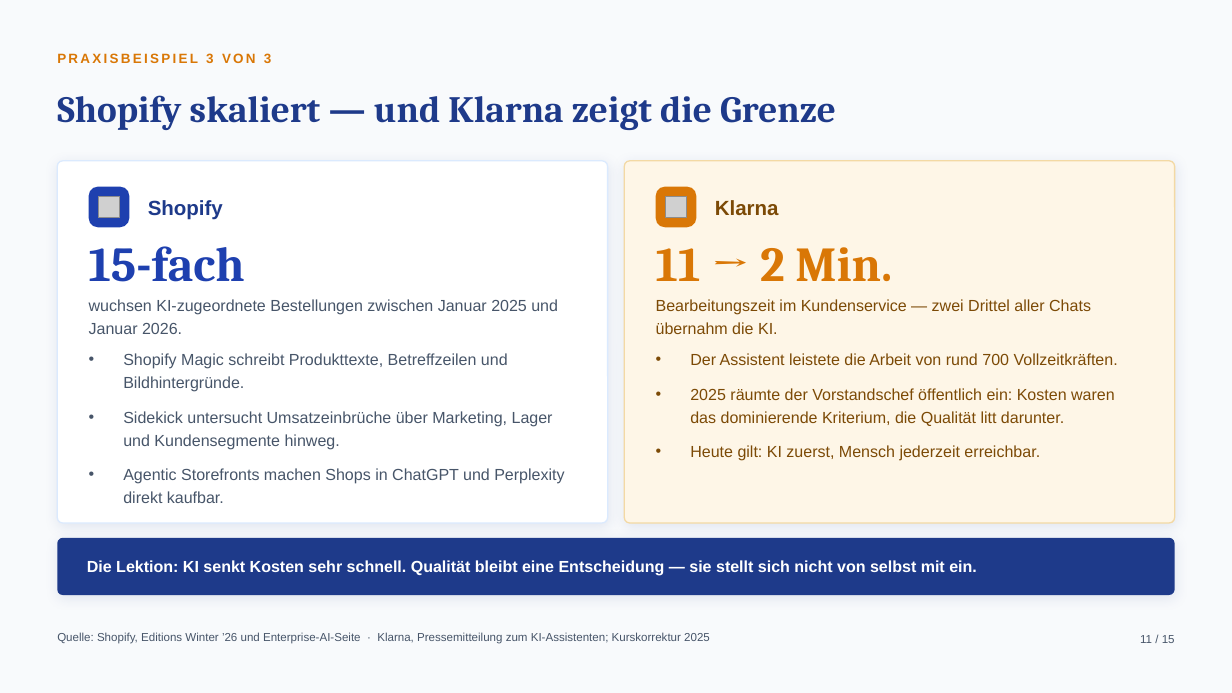
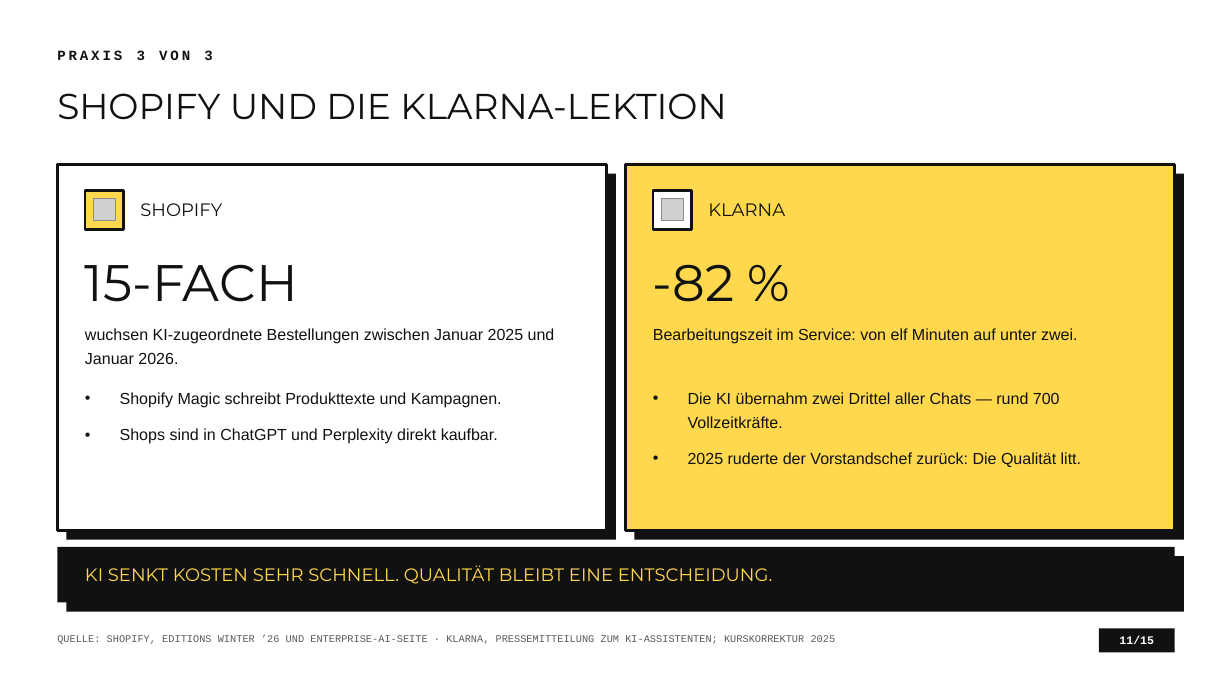
Before and after one commit to Akheyo/Youman-automation, a slide deck: slide 11 of praesentationen/ki-e-commerce/KI-und-E-Commerce.pptx. Drawn at 1232x693 pixels with LibreOffice and Linux fonts; fonts in the diff are those of the drawing; grey boxes stand for pictures. Boxes give left, top, right and bottom in pixels: in the first picture for what was removed or moved away, otherwise in the second. Text is boxed around its words. In the diff, an @@ line names an element or a change of style, - is before the commit and + after.

```diff
--- a/praesentationen/ki-e-commerce/KI-und-E-Commerce.pptx
+++ b/praesentationen/ki-e-commerce/KI-und-E-Commerce.pptx
@@ background #F8FAFC to #FFFFFF @@
@@ text at (x1=57, y1=50, x2=212, y2=60): text changed; size 10.5 to 11 pt; font Arial to Courier New; text colour #D97706 to #111111 @@
-PRAXISBEISPIEL 3 VON 3
+PRAXIS 3 VON 3
@@ text at (x1=57, y1=93, x2=726, y2=120): text changed; size 29 to 28 pt; font Cambria to Montserrat; text colour #1E3A8A to #111111; bold off @@
-Shopify skaliert — und Klarna zeigt die Grenze
+SHOPIFY UND DIE KLARNA-LEKTION
@@ rectangle added at (x1=57, y1=165, x2=607, y2=531), fill #FFFFFF, outline #111111 2.25 pt @@
@@ rectangle resized from (x1=57, y1=161, x2=608, y2=523) to (x1=67, y1=174, x2=616, y2=540) @@
@@ rectangle at (x1=67, y1=174, x2=616, y2=540): rounded rectangle to rectangle; fill #FFFFFF to #111111; outline #DBEAFE 1 pt to none; shadow off @@
@@ rounded rectangle removed at (x1=625, y1=161, x2=1176, y2=523) @@
@@ rectangle added at (x1=626, y1=165, x2=1176, y2=531), fill #FFD84D, outline #111111 2.25 pt @@
@@ rectangle added at (x1=635, y1=174, x2=1185, y2=540), fill #111111 @@
@@ rectangle added at (x1=85, y1=190, x2=124, y2=229), fill #FFD84D, outline #111111 2.25 pt @@
@@ rounded rectangle removed at (x1=89, y1=187, x2=129, y2=227) @@
@@ picture moved from (x1=98, y1=196, x2=119, y2=217) to (x1=93, y1=199, x2=116, y2=221) @@
@@ text at (x1=140, y1=203, x2=222, y2=216): text changed; size 16 to 14 pt; font Arial to Montserrat; text colour #1E3A8A to #111111; bold off @@
-Shopify
+SHOPIFY
@@ rectangle added at (x1=653, y1=190, x2=692, y2=229), fill #FFFFFF, outline #111111 2.25 pt @@
@@ rounded rectangle removed at (x1=656, y1=187, x2=697, y2=227) @@
@@ picture moved from (x1=665, y1=196, x2=687, y2=217) to (x1=662, y1=199, x2=684, y2=221) @@
@@ text at (x1=708, y1=203, x2=785, y2=216): text changed; size 16 to 14 pt; font Arial to Montserrat; text colour #7C4A06 to #111111; bold off @@
-Klarna
+KLARNA
@@ text at (x1=85, y1=264, x2=298, y2=302): text changed; size 38 to 40 pt; font Cambria to Montserrat; text colour #1E40AF to #111111; bold off @@
-15-fach
+15-FACH
@@ text added at (x1=653, y1=264, x2=734, y2=302), 40 pt, text #111111 @@
+-82 %
@@ text removed at (x1=656, y1=247, x2=892, y2=281) @@
-11 → 2 Min.
@@ text "wuchsen KI-zugeordnete Bestellungen zwischen Januar ..." moved from (x1=89, y1=299, x2=558, y2=334) to (x1=85, y1=328, x2=555, y2=364) @@
@@ text "wuchsen KI-zugeordnete Bestellungen zwischen Januar ..." at (x1=85, y1=328, x2=555, y2=364): text colour #475569 to #111111; line spacing 1.2 to 1.25 @@
@@ text at (x1=653, y1=328, x2=1077, y2=344): text changed; text colour #7C4A06 to #111111 @@
-Bearbeitungszeit im Kundenservice — zwei Drittel aller Chats übernahm die KI.
+Bearbeitungszeit im Service: von elf Minuten auf unter zwei.
@@ text at (x1=120, y1=392, x2=502, y2=444): text changed; text colour #475569 to #111111 @@
-• Shopify Magic schreibt Produkttexte, Betreffzeilen und Bildhintergründe.
-• Sidekick untersucht Umsatzeinbrüche über Marketing, Lager und Kundensegmente hinweg.
-• Agentic Storefronts machen Shops in ChatGPT und Perplexity direkt kaufbar.
+• Shopify Magic schreibt Produkttexte und Kampagnen.
+• Shops sind in ChatGPT und Perplexity direkt kaufbar.
@@ text at (x1=688, y1=392, x2=1081, y2=467): text changed; text colour #7C4A06 to #111111 @@
-• Der Assistent leistete die Arbeit von rund 700 Vollzeitkräften.
-• 2025 räumte der Vorstandschef öffentlich ein: Kosten waren das dominierende Kriterium, die Qualität litt darunter.
-• Heute gilt: KI zuerst, Mensch jederzeit erreichbar.
+• Die KI übernahm zwei Drittel aller Chats — rund 700 Vollzeitkräfte.
+• 2025 ruderte der Vorstandschef zurück: Die Qualität litt.
@@ rounded rectangle removed at (x1=57, y1=538, x2=1175, y2=595) @@
@@ rectangle added at (x1=57, y1=547, x2=1175, y2=603), fill #111111 @@
@@ rectangle added at (x1=67, y1=556, x2=1184, y2=612), fill #111111 @@
@@ text at (x1=85, y1=565, x2=773, y2=584): text changed; size 12.5 to 14 pt; font Arial to Montserrat; text colour #FFFFFF to #FFD84D; bold off @@
-Die Lektion: KI senkt Kosten sehr schnell. Qualität bleibt eine Entscheidung — sie stellt sich nicht von selbst mit ein.
+KI SENKT KOSTEN SEHR SCHNELL. QUALITÄT BLEIBT EINE ENTSCHEIDUNG.
@@ rectangle added at (x1=1099, y1=628, x2=1175, y2=653), fill #111111 @@
@@ text at (x1=57, y1=635, x2=836, y2=644): text changed; size 9 to 8 pt; font Arial to Courier New; text colour #475569 to #5A5A5A @@
-Quelle: Shopify, Editions Winter ’26 und Enterprise-AI-Seite · Klarna, Pressemitteilung zum KI-Assistenten; Kurskorrektur 2025
+QUELLE: SHOPIFY, EDITIONS WINTER ’26 UND ENTERPRISE-AI-SEITE · KLARNA, PRESSEMITTEILUNG ZUM KI-ASSISTENTEN; KURSKORREKTUR 2025
@@ text at (x1=1119, y1=636, x2=1154, y2=644): text changed; font Arial to Courier New; text colour #475569 to #FFFFFF; bold on @@
-11 / 15
+11/15
```
Also in this commit, not shown: 14 other slides changed, 5 other files.
